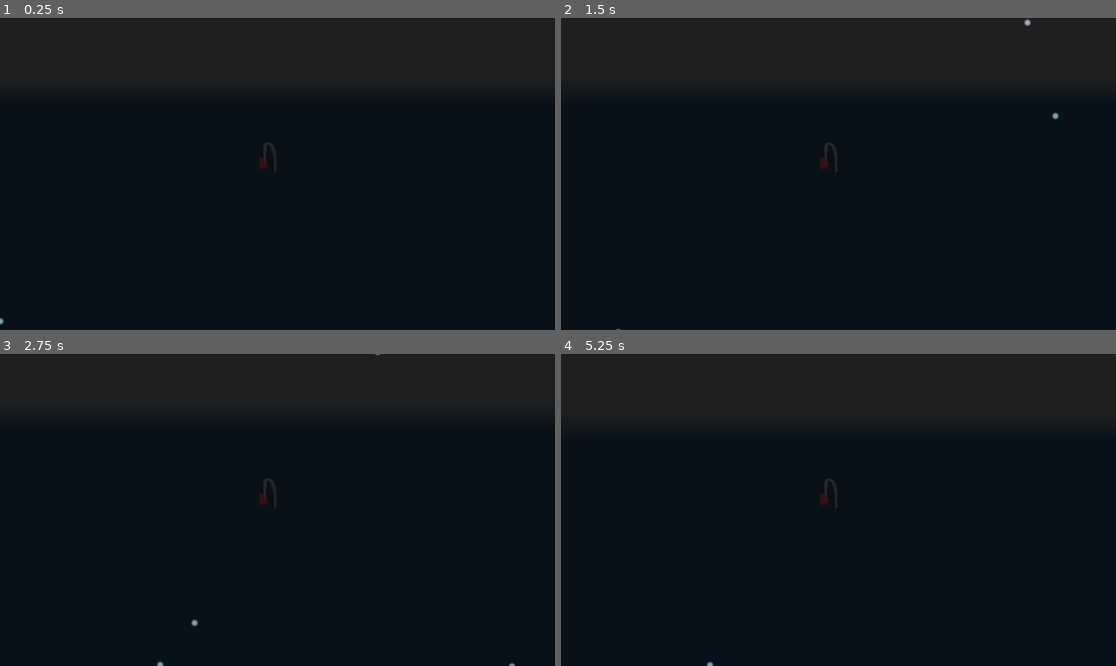
Above: before the commit, frames 1-4 (two rows, left to right).
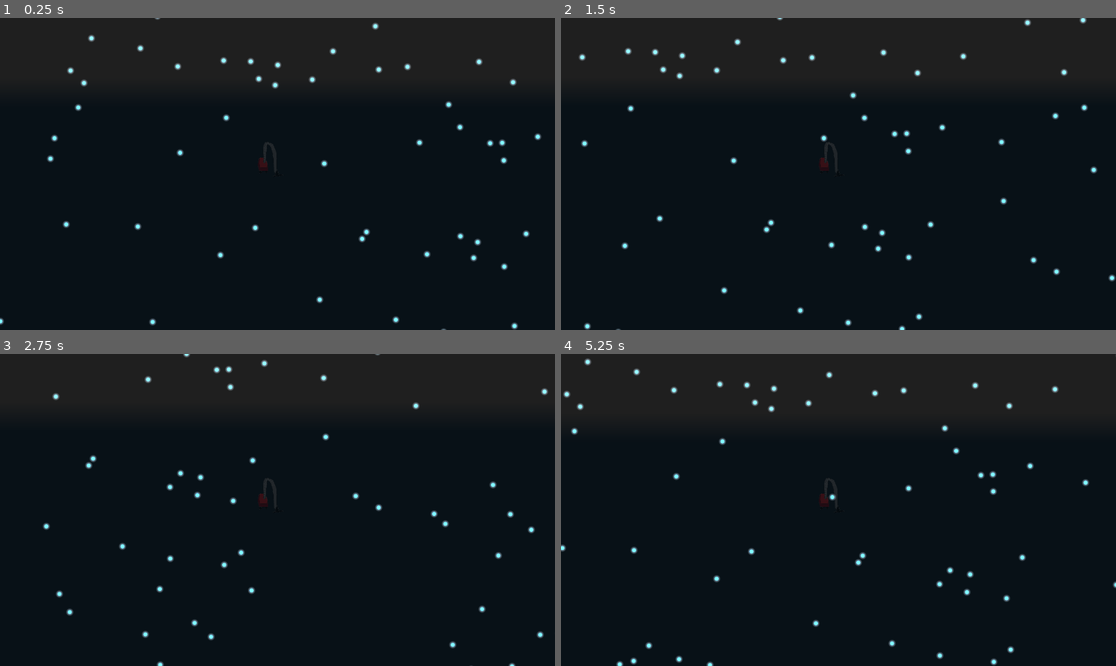
Above: after the commit, the same moments.

Repository: a-m-muru/ut-sinacosa-24
Game: Godot game, scene res://test/kosmosetolmuimejaprototyyp.tscn
Same seed, same stepped clock (60 frames per second), same inputs: the game is played once before the commit and once after it. The project has no main scene, so this scene is started directly. The engine's default icon, where the game draws it, is replaced by a stand-in: a white triangle on a blue panel in a dark square.
Inputs (mouse positions are in pixels of both pictures, inside the frame that each line leads up to):
- Up to frame 1 (0.25 s): no input
- Up to frame 2 (1.5 s): tap Enter at 0.5 s; move the mouse to (960, 158) at 0.52 s; hold D (move_right) 0.53-1.28 s; hold Shift (sprint) 0.53-1.28 s; click (960, 158) at 0.67 s; move the mouse to (727, 189) at 1.27 s; hold S (move_down) from 1.28 s (still down); tap Shift (sprint) at 1.35 s
- Up to frame 3 (2.75 s): move the mouse to (333, 441) at 2.02 s; release S (move_down) at 2.03 s; hold D (move_right) from 2.03 s (still down); hold Shift (sprint) from 2.03 s (still down)
- Up to frame 4 (5.25 s): move the mouse to (810, 572) at 2.77 s; release D (move_right) at 2.78 s; release Shift (sprint) at 2.78 s; hold W (move_up) 2.78-3.53 s; tap Shift (sprint) at 2.85, 4.35 s; click (810, 572) at 2.92 s; move the mouse to (1005, 556) at 3.52 s; hold Shift (sprint) 3.53-4.28 s; hold A (move_left) 3.53-5.03 s; move the mouse to (672, 463) at 4.27 s; move the mouse to (866, 510) at 5.02 s; hold S (move_down) from 5.03 s (still down); hold Shift (sprint) from 5.03 s (still down); click (866, 510) at 5.17 s

The runs differ from the first frame. In frame 1, 1.1% of the frame differs, in the area x 0-98%, y 0-100%; in frame 2, 1.1%; in frame 3, 1.0%; in frame 4, 1.2%, in the area x 0-100%, y 1-100%.

Commit message:
Meil on tolmuimeja ja tähed

Diff:
--- a/scenes/vacuum/imeja.gd
+++ b/scenes/vacuum/imeja.gd
@@ -14,7 +14,7 @@
 @onready var vacuum_suck_shape: CircleShape2D = $CollectionArea/CollisionShape2D.shape
 
 var move_speed := MOVE_SPEED
-var _affected_stars: Array[Area2D] = []
+var _affected_stars: Array[Star] = []
 var state := States.MOVABLE
 
 
@@ -47,12 +47,19 @@
 
 
 func _star_entered(star: Area2D) -> void:
+	if star.is_queued_for_deletion():
+		return
 	_affected_stars.append(star)
 
 
 func _star_exited(star: Area2D) -> void:
 	if star in _affected_stars:
 		_affected_stars.erase(star)
+
+
+func _free_star(star: Star) -> void:
+	if not star in _affected_stars:
+		star.queue_free()
 
 
 func _affect_stars(delta: float) -> void:
@@ -65,9 +72,14 @@
 			#draw_rect(Rect2(to_local(star.global_position) + Vector2(4, 0), Vector2(4, -star.global_position.distance_to(global_position))), Color.WHITE)
 		#, CONNECT_ONE_SHOT)
 		var star_speed := DISTANCE_STAR_CURVE.sample_baked(star_distance)
-		star.global_position = star.global_position.move_toward(
-				global_position,
-				delta * star_speed * (maxf(1.0, velocity.length() * 0.01)))
+		star.global_position = (star.global_position.move_toward(global_position,
+				delta * star_speed))
 		if star_distance > 2:
 			_star_exited(star)
+	for star in _affected_stars:
+		var star_distance := star.global_position.distance_squared_to(global_position)
+		if star_distance < 20:
+			_star_exited(star)
+			_free_star(star)
+			break
 	#queue_redraw()
--- /dev/null
+++ b/scenes/world/stars/star.gd
@@ -0,0 +1 @@
+class_name Star extends Area2D
--- /dev/null
+++ b/scenes/world/stars/star.tscn
@@ -0,0 +1,33 @@
+[gd_scene load_steps=6 format=3 uid="uid://bj3u8hb0ij5b"]
+
+[ext_resource type="Script" path="res://scenes/world/stars/star.gd" id="1_4e6bf"]
+
+[sub_resource type="CanvasItemMaterial" id="CanvasItemMaterial_rtqr8"]
+blend_mode = 1
+
+[sub_resource type="Gradient" id="Gradient_pv61c"]
+offsets = PackedFloat32Array(0, 0.307692, 0.626781, 1)
+colors = PackedColorArray(0.951, 9.73, 25.406, 1, 0.724415, 0.850194, 0.90457, 1, 0, 0, 0, 1, 0, 0, 0, 1)
+
+[sub_resource type="GradientTexture2D" id="GradientTexture2D_olo53"]
+gradient = SubResource("Gradient_pv61c")
+width = 32
+height = 32
+use_hdr = true
+fill = 1
+fill_from = Vector2(0.5, 0.5)
+
+[sub_resource type="CircleShape2D" id="CircleShape2D_q473c"]
+
+[node name="Star" type="Area2D"]
+collision_layer = 2
+collision_mask = 0
+monitoring = false
+script = ExtResource("1_4e6bf")
+
+[node name="Sprite2D" type="Sprite2D" parent="."]
+material = SubResource("CanvasItemMaterial_rtqr8")
+texture = SubResource("GradientTexture2D_olo53")
+
+[node name="CollisionShape2D" type="CollisionShape2D" parent="."]
+shape = SubResource("CircleShape2D_q473c")
--- a/test/kosmosetolmuimejaprototyyp.gd
+++ b/test/kosmosetolmuimejaprototyyp.gd
@@ -1,6 +1,6 @@
 extends Node2D
 
-const TAHT := preload("res://test/tahtproto.tscn")
+const TAHT := preload("res://scenes/world/stars/star.tscn")
 const IMEJA := preload("res://test/tolmuimeja.tscn")
 
 @onready var star_parent: Node2D = $StarParent
@@ -14,7 +14,7 @@
 
 
 func _ready() -> void:
-	for i in 500:
+	for i in 5000:
 		var taht := TAHT.instantiate()
 		taht.global_position = Vector2(randf_range(-window_size.x, window_size.x), randf_range(-window_size.y, window_size.y)) * 5
 		star_parent.add_child(taht)
